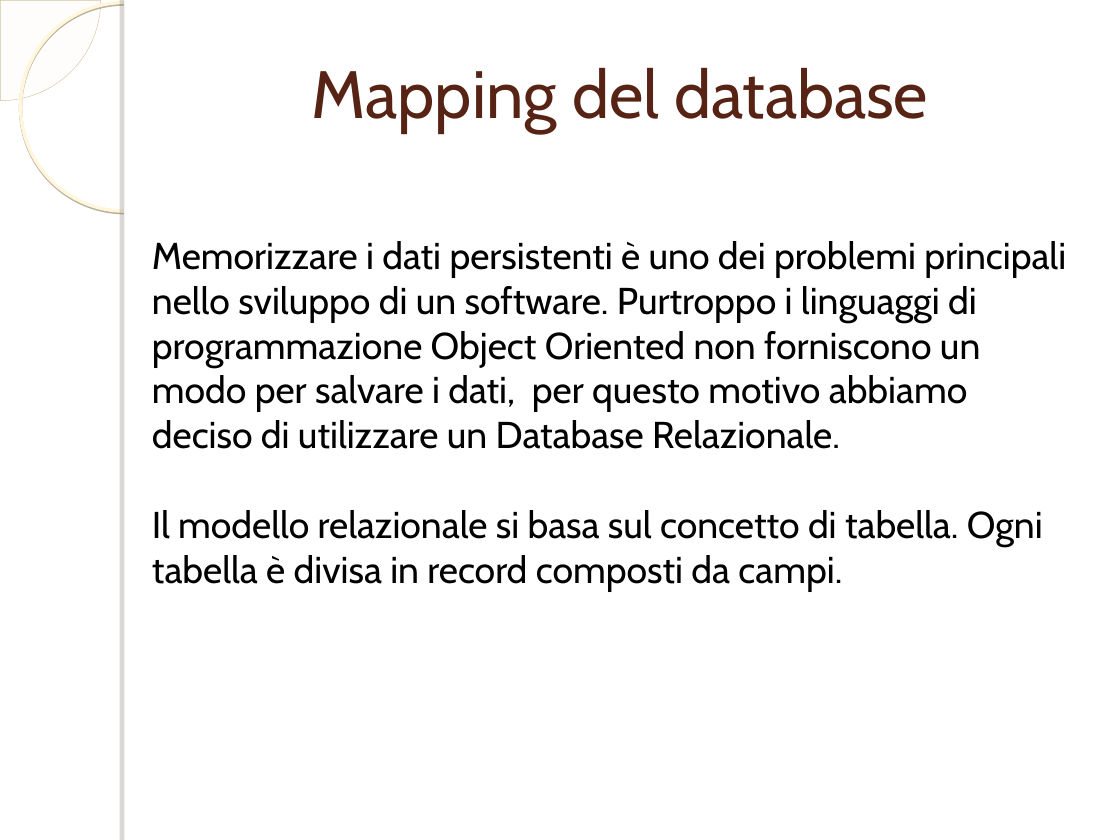
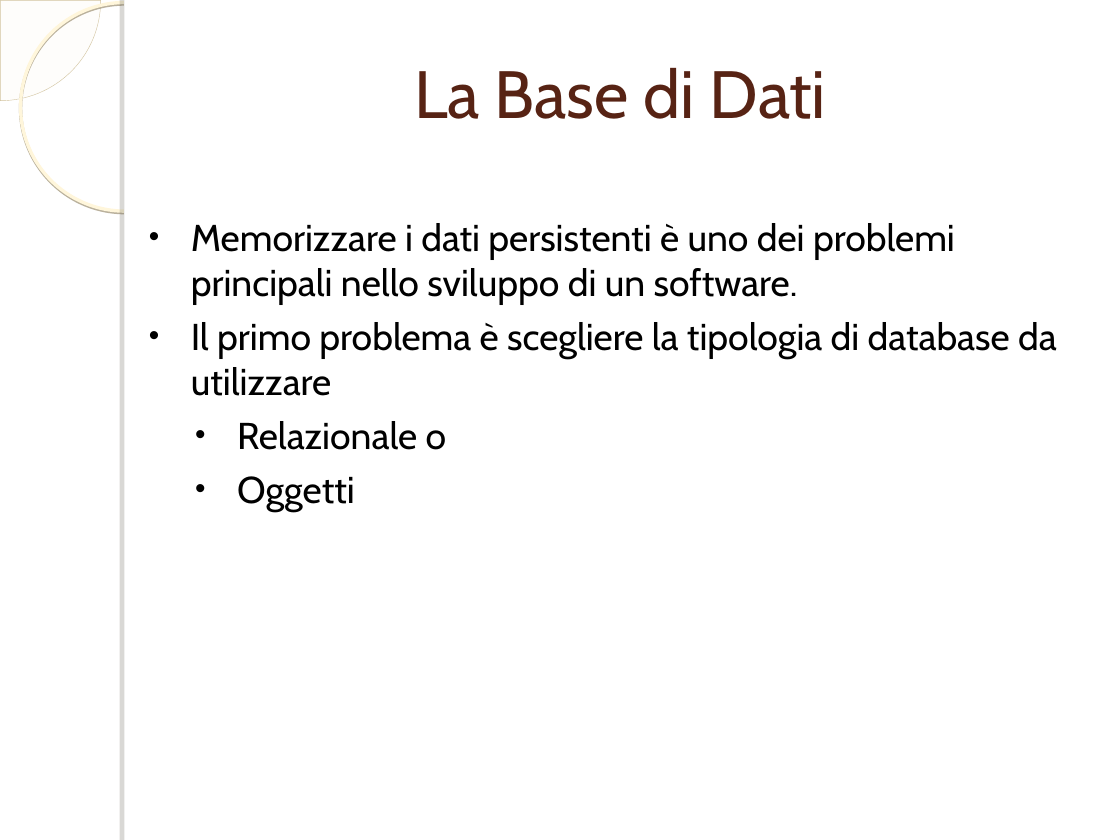
Before and after one commit to ammirate/at-silo, a slide deck: slide 2 of documenti_comuni/PresentazioneDB.ppt. Drawn at 1120x840 pixels with LibreOffice and Linux fonts; fonts in the diff are those of the drawing; background and template pictures are left out. Boxes give left, top, right and bottom in pixels: in the first picture for what was removed or moved away, otherwise in the second. Text is boxed around its words. In the diff, an @@ line names an element or a change of style, - is before the commit and + after.

```diff
--- a/documenti_comuni/PresentazioneDB.ppt
+++ b/documenti_comuni/PresentazioneDB.ppt
@@ text at <box>414,68,826,119</box>: text changed @@
-Mapping del database
+La Base di Dati
@@ text at <box>191,223,1057,511</box>: text changed @@
-Memorizzare i dati persistenti è uno dei problemi principali nello sviluppo di un software. Purtroppo i linguaggi di programmazione Object Oriented non forniscono un modo per salvare i dati, per questo motivo abbiamo deciso di utilizzare un Database Relazionale.
-Il modello relazionale si basa sul concetto di tabella. Ogni tabella è divisa in record composti da campi.
+• Memorizzare i dati persistenti è uno dei problemi principali nello sviluppo di un software.
+• Il primo problema è scegliere la tipologia di database da utilizzare
+  • Relazionale o
+  • Oggetti
```
Also in this commit, not shown: 14 other slides changed, 3 slides added, 1 slide removed.
